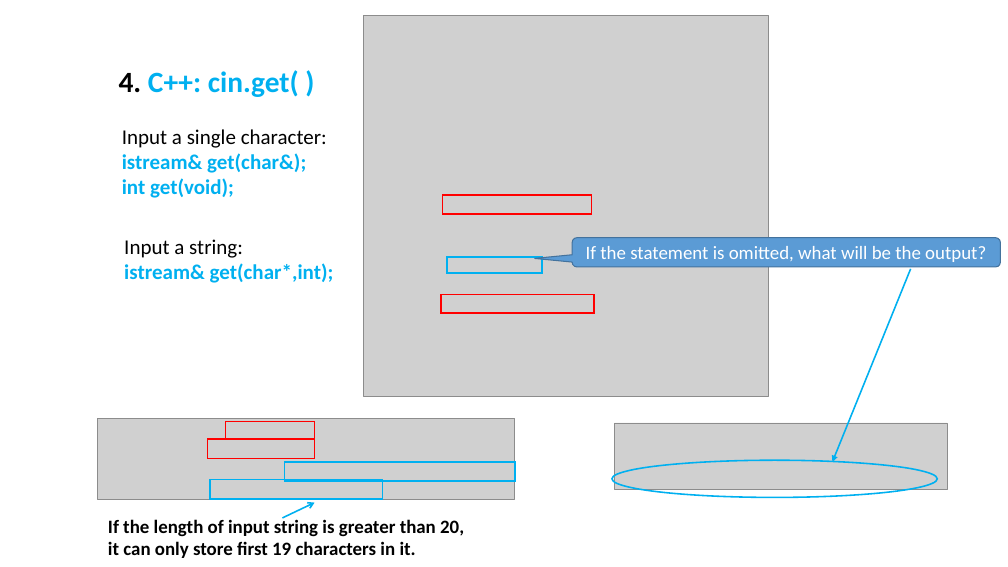
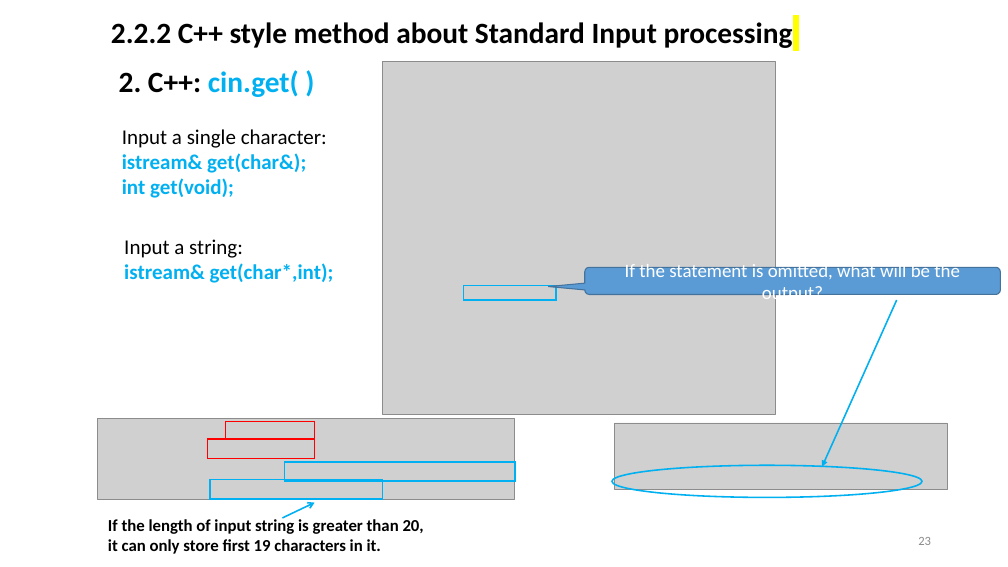
Before and after one commit to ShiqiYu/CPP, a slide deck: slide 23 of week04/Lab04.pptx (slide 20 before the commit). Drawn at 1008x567 pixels with LibreOffice and Linux fonts; fonts in the diff are those of the drawing; grey boxes stand for pictures; background and template pictures are left out. Boxes give left, top, right and bottom in pixels: in the first picture for what was removed or moved away, otherwise in the second. Text is boxed around its words. In the diff, an @@ line names an element or a change of style, - is before the commit and + after.

```diff
--- a/week04/Lab04.pptx
+++ b/week04/Lab04.pptx
@@ text added at bbox=[111, 22, 793, 48], 28 pt, text #000000, bold @@
+2.2.2 C++ style method about Standard Input processing
@@ text at bbox=[119, 70, 299, 97]: text changed @@
-4. C++: cin.get( )
+2. C++: cin.get( )
@@ picture: place and size @@
-picture at bbox=[364, 16, 768, 397]
+picture at bbox=[383, 61, 775, 415]
@@ rectangle removed at bbox=[443, 195, 592, 214] @@
@@ rounded speech box "If the statement is omitted, ...": place and size @@
-rounded speech box "If the statement is omitted, ..." at bbox=[572, 237, 1000, 267]
+rounded speech box "If the statement is omitted, ..." at bbox=[585, 268, 1001, 295]
@@ rectangle removed at bbox=[442, 294, 594, 313] @@
@@ rectangle: place and size @@
-rectangle at bbox=[447, 257, 542, 273]
+rectangle at bbox=[464, 285, 556, 299]
@@ arrow moved from (911, 269) - (833, 462) to (897, 300) - (822, 467) @@
@@ ellipse: place and size @@
-ellipse at bbox=[612, 461, 937, 498]
+ellipse at bbox=[612, 465, 922, 497]
@@ text "If the length of input ..." at bbox=[108, 517, 424, 554]: size 18 to 16 pt @@
@@ page number added at bbox=[918, 537, 931, 545], 12 pt, text #8C8C8C @@
+23
```
Also in this commit, not shown: 11 other slides changed, 26 slides added, 16 slides removed, 3 other files.
